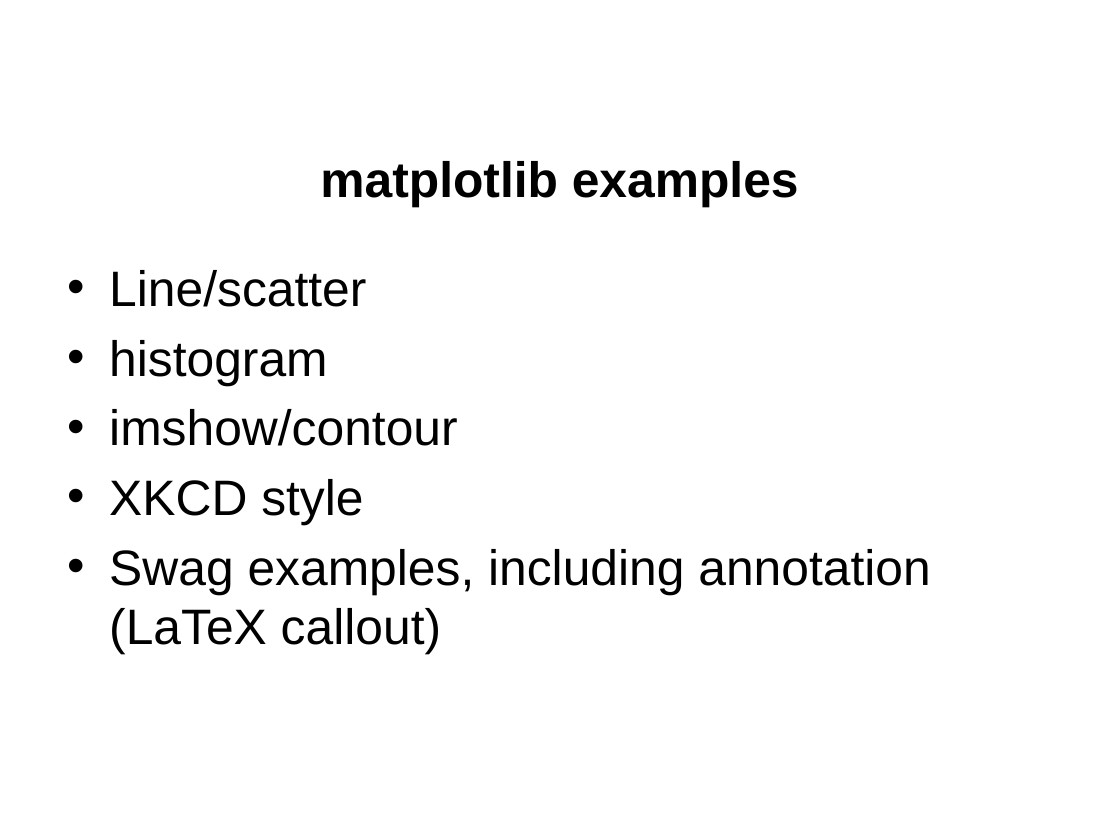
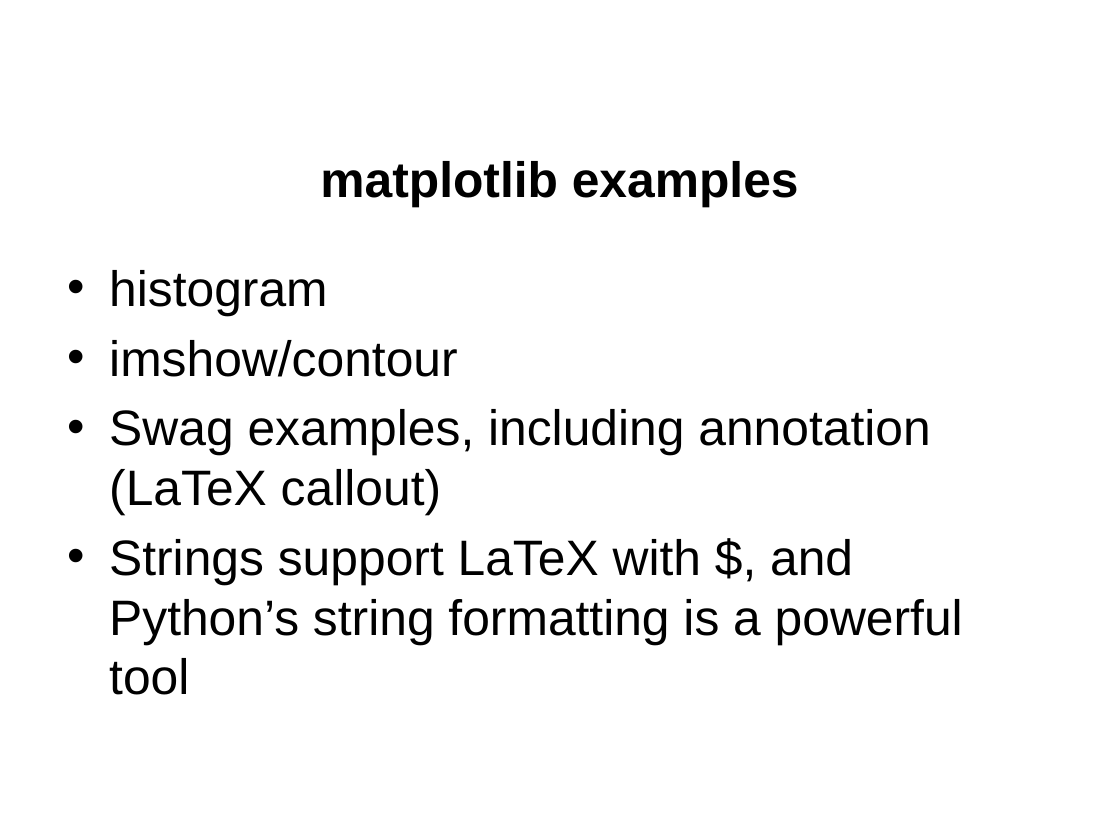
Before and after one commit to jgerity/talks, a slide deck: slide 10 of 2016/computing_workgroup/python_plotting/python_plotting.pptx. Drawn at 1120x840 pixels with LibreOffice and Linux fonts; fonts in the diff are those of the drawing; background and template pictures are left out. Boxes give left, top, right and bottom in pixels: in the first picture for what was removed or moved away, otherwise in the second. Text is boxed around its words. In the diff, an @@ line names an element or a change of style, - is before the commit and + after.

Commit message:
Added seaborn examples and updated slides

```diff
--- a/2016/computing_workgroup/python_plotting/python_plotting.pptx
+++ b/2016/computing_workgroup/python_plotting/python_plotting.pptx
@@ text at (x1=109, y1=270, x2=366, y2=307): paragraph removed @@
-• Line/scatter
@@ text at (x1=109, y1=479, x2=363, y2=525): paragraph removed @@
-• XKCD style
@@ text at (x1=109, y1=539, x2=963, y2=695): paragraph added @@
+• Strings support LaTeX with $, and Python’s string formatting is a powerful tool
```
Also in this commit, not shown: 5 other slides changed, 1 slide added, 1 other file.
